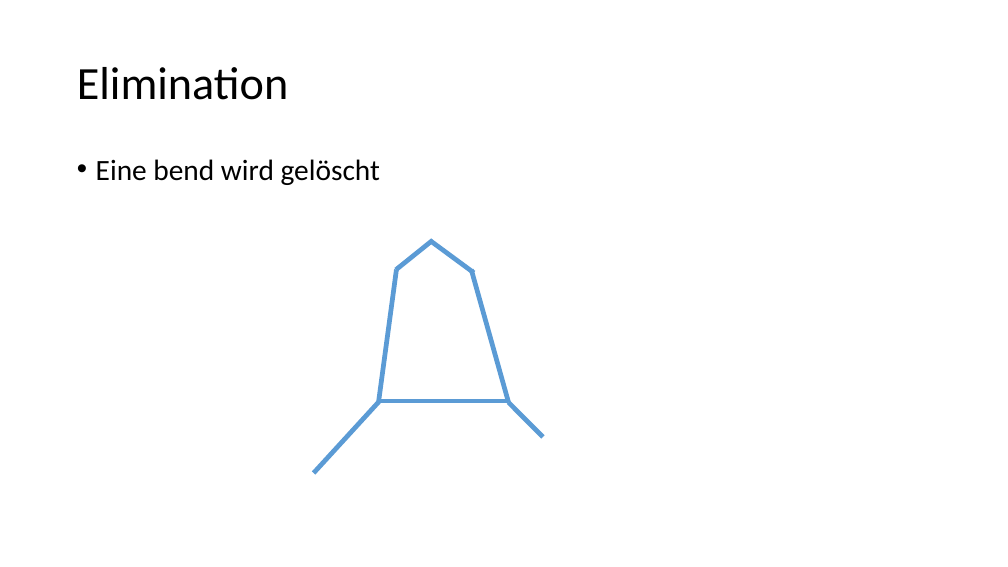
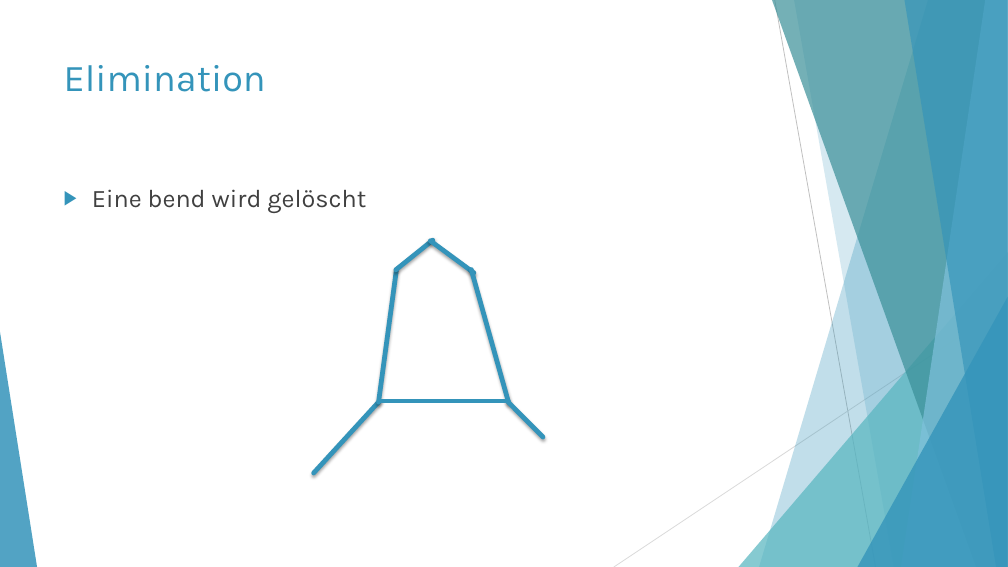
Before and after one commit to moritzhe/algokarto, a slide deck: slide 10 of Wang-Müller.pptx. Drawn at 1008x567 pixels with LibreOffice and Linux fonts; fonts in the diff are those of the drawing. Boxes give left, top, right and bottom in pixels: in the first picture for what was removed or moved away, otherwise in the second. Text is boxed around its words. In the diff, an @@ line names an element or a change of style, - is before the commit and + after.

Commit message:
Add design to presentation

```diff
--- a/Wang-Müller.pptx
+++ b/Wang-Müller.pptx
@@ title "Elimination": place and size @@
-title "Elimination" at (77, 67, 288, 100)
+title "Elimination" at (64, 65, 266, 92)
@@ title "Elimination" at (64, 65, 266, 92): size 44 to 36 pt, font Calibri to Karla, text colour #000000 to #3494BA; line spacing 0.9 to 1; vertical alignment middle to top @@
@@ text "Eine bend wird gelöscht": place and size @@
-text "Eine bend wird gelöscht" at (96, 159, 380, 185)
+text "Eine bend wird gelöscht" at (92, 189, 366, 213)
@@ text "Eine bend wird gelöscht" at (92, 189, 366, 213): size 28 to 24 pt, font Calibri to Karla, text colour #000000 to #404040; bullet • to ▶; line spacing 0.9 to 1 @@
@@ line (379, 402) - (396, 269): stroke #5B9BD5 4.5 pt to #3494BA 4.5 pt @@
@@ line (396, 270) - (433, 240): stroke #5B9BD5 4.5 pt to #3494BA 4.5 pt @@
@@ line (430, 240) - (474, 273): stroke #5B9BD5 4.5 pt to #3494BA 4.5 pt @@
@@ line (471, 269) - (509, 402): stroke #5B9BD5 4.5 pt to #3494BA 4.5 pt @@
@@ group added at (0, 0, 1008, 567): 5 freeform shapes, 3 triangles, 2 lines @@
@@ line (314, 473) - (380, 401): stroke #5B9BD5 4.5 pt to #3494BA 4.5 pt @@
@@ line (380, 401) - (508, 401): stroke #5B9BD5 4.5 pt to #3494BA 4.5 pt @@
@@ line (508, 402) - (543, 437): stroke #5B9BD5 4.5 pt to #3494BA 4.5 pt @@
```
Also in this commit, not shown: 14 other slides changed, 1 slide added, 1 slide removed.
